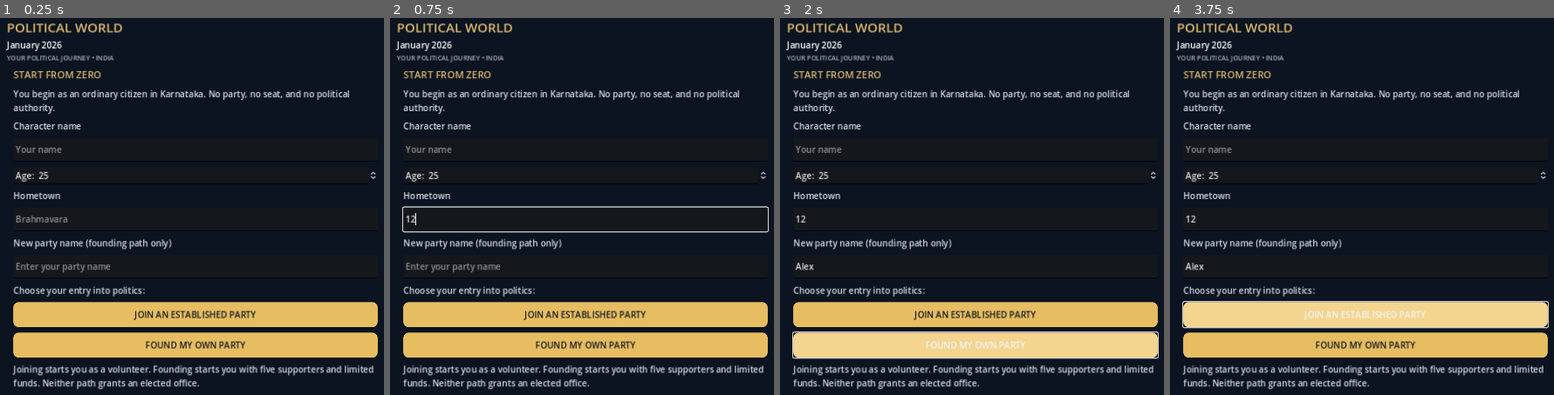
Above: before the commit, frames 1-4 (left to right).
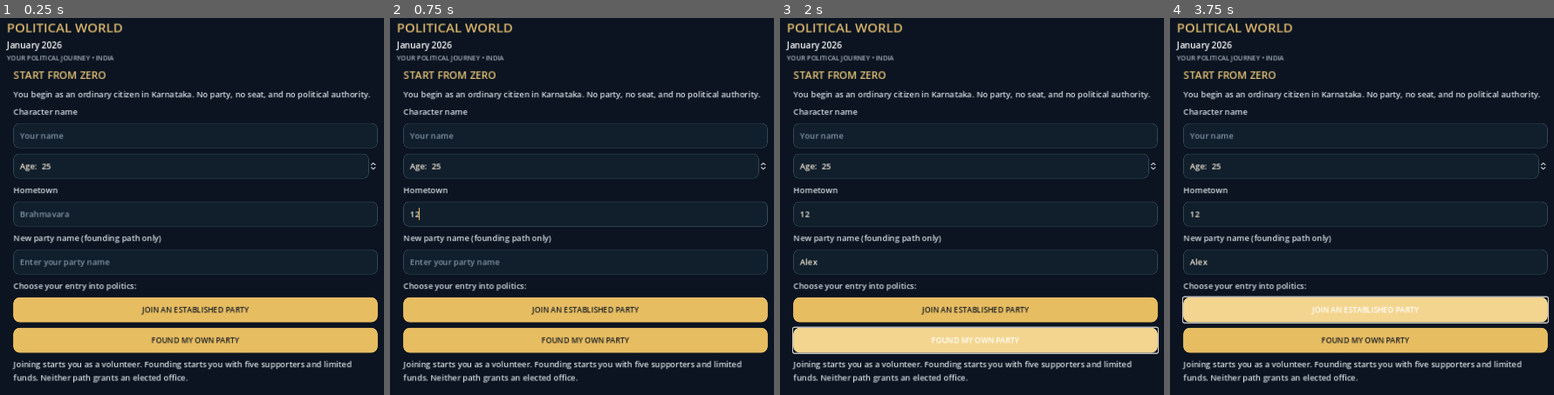
Above: after the commit, the same moments.

Repository: dhanushpoojary9740-boop/political-world
Game: Godot game, scene res://main.tscn
Same seed, same stepped clock (60 frames per second), same inputs: the game is played once before the commit and once after it.
Inputs (mouse positions are in pixels of both pictures, inside the frame that each line leads up to):
- Up to frame 1 (0.25 s): no input
- Up to frame 2 (0.75 s): click (585, 217) at 0.52 s; type "12" at 0.6 s
- Up to frame 3 (2 s): click (975, 266) at 0.75 s; type "Alex" at 0.83 s; click "FOUND MY OWN PARTY" at 1.25 s
- Up to frame 4 (3.75 s): click "FOUND MY OWN PARTY" at 2 s; click "FOUND MY OWN PARTY" at 2.75 s; click "JOIN AN ESTABLISHED PARTY" at 3.5 s

The runs differ from the first frame. In frame 1, 16% of the frame differs, in the area x 3-99%, y 14-99%; in frame 2, 17%; in frame 3, 16%; in frame 4, 16%.

Commit message:
Polish Political World interface with premium theme

Diff:
--- a/scripts/main.gd
+++ b/scripts/main.gd
@@ -37,7 +37,54 @@
         report_label.text = "Saved career restored automatically."
     _refresh()
 
+func _apply_premium_theme() -> void:
+    var premium := Theme.new()
+    premium.default_font_size = 15
+    premium.set_color("font_color", "Label", Color("#e8edf2"))
+    premium.set_color("font_color", "Button", Color("#f4ead6"))
+    premium.set_color("font_hover_color", "Button", Color("#ffffff"))
+    premium.set_color("font_pressed_color", "Button", Color("#10202a"))
+    premium.set_color("font_color", "LineEdit", Color("#f4ead6"))
+    premium.set_color("font_color", "SpinBox", Color("#f4ead6"))
+    premium.set_color("font_placeholder_color", "LineEdit", Color("#8193a5"))
+    premium.set_color("caret_color", "LineEdit", Color("#e7bd62"))
+    premium.set_color("selection_color", "LineEdit", Color("#6d572e"))
+    premium.set_color("font_color", "TabBar", Color("#b9c6d2"))
+    premium.set_color("font_selected_color", "TabBar", Color("#f0d18a"))
+    premium.set_font_size("font_size", "Button", 14)
+    premium.set_font_size("font_size", "Label", 15)
+
+    var input_style := StyleBoxFlat.new()
+    input_style.bg_color = Color("#111f2c")
+    input_style.border_color = Color("#344b5e")
+    input_style.set_border_width_all(1)
+    input_style.set_corner_radius_all(10)
+    input_style.set_content_margin_all(12)
+    premium.set_stylebox("normal", "LineEdit", input_style)
+    premium.set_stylebox("focus", "LineEdit", input_style)
+    premium.set_stylebox("normal", "SpinBox", input_style)
+    premium.set_stylebox("focus", "SpinBox", input_style)
+
+    var button_normal := _button_style("#203345")
+    button_normal.border_color = Color("#3a5265")
+    button_normal.set_border_width_all(1)
+    premium.set_stylebox("normal", "Button", button_normal)
+    premium.set_stylebox("hover", "Button", _button_style("#2b465b"))
+    premium.set_stylebox("pressed", "Button", _button_style("#b98b42"))
+    premium.set_stylebox("disabled", "Button", _button_style("#172633"))
+
+    var panel_style := StyleBoxFlat.new()
+    panel_style.bg_color = Color("#101d2a")
+    panel_style.border_color = Color("#263b4d")
+    panel_style.set_border_width_all(1)
+    panel_style.set_corner_radius_all(14)
+    panel_style.set_content_margin_all(12)
+    premium.set_stylebox("panel", "PanelContainer", panel_style)
+    premium.set_stylebox("panel", "TabContainer", panel_style)
+    theme = premium
+
 func _build_ui() -> void:
+    _apply_premium_theme()
     var background := ColorRect.new()
     background.color = Color("#0b1420")
     background.set_anchors_and_offsets_preset(Control.PRESET_FULL_RECT)
@@ -123,17 +170,17 @@
 func _build_bottom_navigation(parent: VBoxContainer) -> void:
     main_tab_bar = ScrollContainer.new()
     main_tab_bar.name = "BottomNavigation"
-    main_tab_bar.custom_minimum_size = Vector2(0, 64)
+    main_tab_bar.custom_minimum_size = Vector2(0, 72)
     main_tab_bar.size_flags_horizontal = Control.SIZE_EXPAND_FILL
     main_tab_bar.horizontal_scroll_mode = ScrollContainer.SCROLL_MODE_AUTO
     main_tab_bar.vertical_scroll_mode = ScrollContainer.SCROLL_MODE_DISABLED
-    main_tab_bar.add_theme_stylebox_override("panel", _button_style("#101f2d"))
+    main_tab_bar.add_theme_stylebox_override("panel", _button_style("#0e1b28"))
     main_tab_bar.size_flags_vertical = Control.SIZE_SHRINK_END
     main_tab_bar.visible = false
     parent.add_child(main_tab_bar)
 
     var nav_row := HBoxContainer.new()
-    nav_row.add_theme_constant_override("separation", 8)
+    nav_row.add_theme_constant_override("separation", 10)
     nav_row.size_flags_horizontal = Control.SIZE_EXPAND_FILL
     main_tab_bar.add_child(nav_row)
 
@@ -141,11 +188,11 @@
     for index in range(tab_names.size()):
         var tab_button := Button.new()
         tab_button.text = tab_names[index]
-        tab_button.custom_minimum_size = Vector2(104, 48)
-        tab_button.add_theme_font_size_override("font_size", 13)
+        tab_button.custom_minimum_size = Vector2(112, 54)
+        tab_button.add_theme_font_size_override("font_size", 14)
         tab_button.add_theme_color_override("font_color", Color("#f2e8d5"))
-        tab_button.add_theme_stylebox_override("normal", _button_style("#1b2a38"))
-        tab_button.add_theme_stylebox_override("hover", _button_style("#2c4354"))
+        tab_button.add_theme_stylebox_override("normal", _button_style("#172a39"))
+        tab_button.add_theme_stylebox_override("hover", _button_style("#29465a"))
         tab_button.add_theme_stylebox_override("pressed", _button_style("#b98b42"))
         tab_button.pressed.connect(_select_main_tab.bind(index))
         nav_row.add_child(tab_button)
@@ -329,11 +376,15 @@
 
 func _card_style() -> StyleBoxFlat:
     var style := StyleBoxFlat.new()
-    style.bg_color = Color("#142333")
-    style.border_color = Color("#30465a")
+    style.bg_color = Color("#142638")
+    style.border_color = Color("#3a5264")
     style.set_border_width_all(1)
-    style.set_corner_radius_all(12)
-    style.set_content_margin_all(14)
+    style.border_width_left = 3
+    style.set_corner_radius_all(14)
+    style.set_content_margin_all(16)
+    style.shadow_color = Color(0, 0, 0, 0.22)
+    style.shadow_size = 4
+    style.shadow_offset = Vector2(0, 2)
     return style
 
 func _refresh_office_missions() -> void:
@@ -461,8 +512,8 @@
 func _add_section_title(parent: VBoxContainer, text_value: String) -> void:
     var label := Label.new()
     label.text = text_value
-    label.add_theme_font_size_override("font_size", 18)
-    label.add_theme_color_override("font_color", Color("#d9b56d"))
+    label.add_theme_font_size_override("font_size", 19)
+    label.add_theme_color_override("font_color", Color("#e8c579"))
     parent.add_child(label)
 
 func _add_body(parent: VBoxContainer, text_value: String) -> Label:
@@ -487,10 +538,10 @@
 func _button_style(color_value: String) -> StyleBoxFlat:
     var style := StyleBoxFlat.new()
     style.bg_color = Color(color_value)
-    style.corner_radius_top_left = 10
-    style.corner_radius_top_right = 10
-    style.corner_radius_bottom_left = 10
-    style.corner_radius_bottom_right = 10
+    style.corner_radius_top_left = 12
+    style.corner_radius_top_right = 12
+    style.corner_radius_bottom_left = 12
+    style.corner_radius_bottom_right = 12
     style.content_margin_left = 12
     style.content_margin_right = 12
     return style
